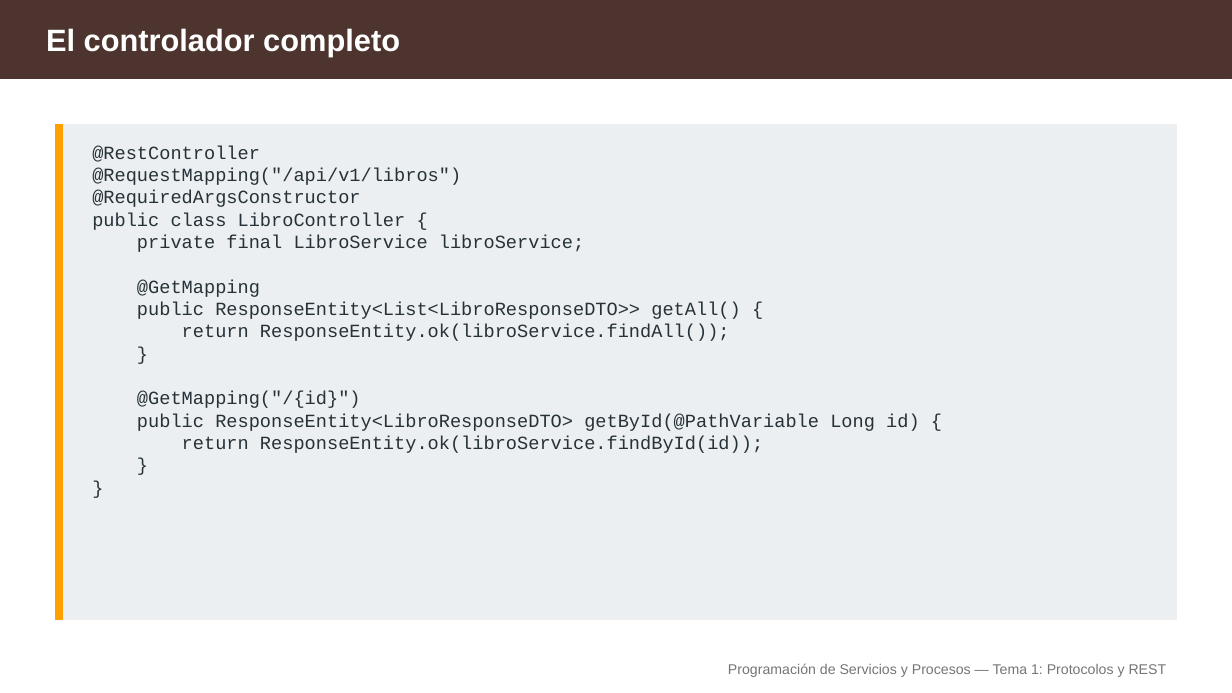
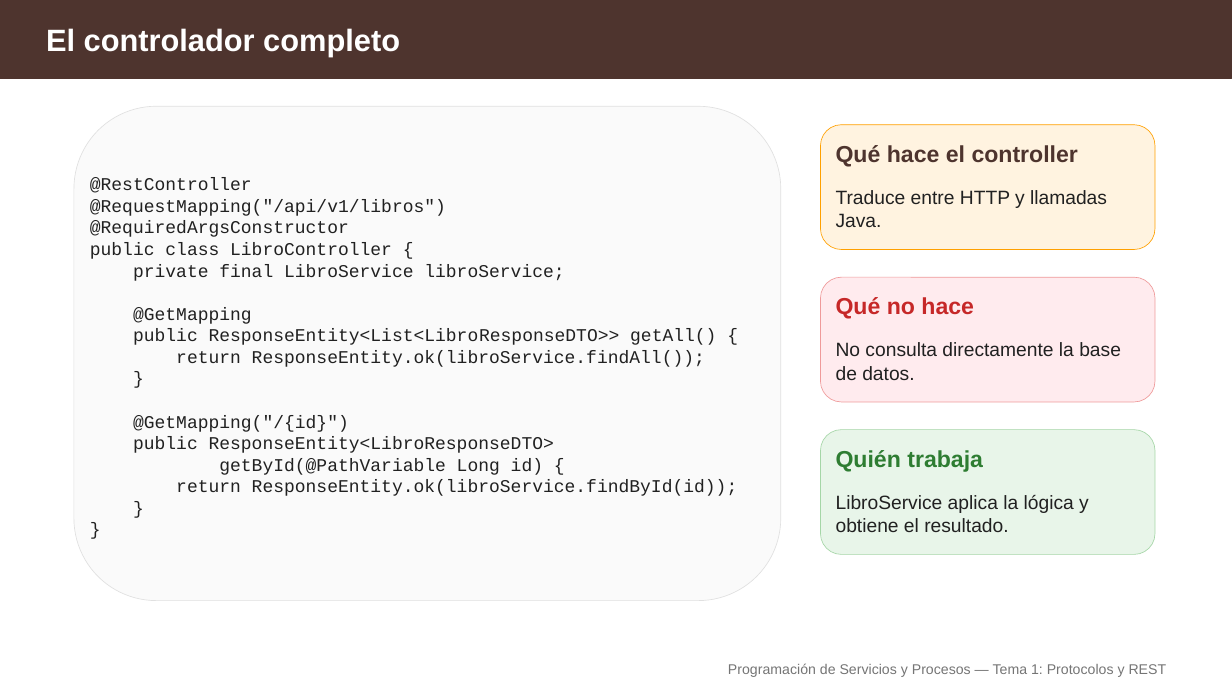
Before and after one commit to aitorventura/programacion-servicios-procesos, a slide deck: slide 12 of docs/tema1/diapositivas/protocolos-y-rest.pptx (slide 23 before the commit). Drawn at 1232x693 pixels with LibreOffice and Linux fonts; fonts in the diff are those of the drawing. Boxes give left, top, right and bottom in pixels: in the first picture for what was removed or moved away, otherwise in the second. Text is boxed around its words. In the diff, an @@ line names an element or a change of style, - is before the commit and + after.

Commit message:
diapositivas protocolos y rest

```diff
--- a/docs/tema1/diapositivas/protocolos-y-rest.pptx
+++ b/docs/tema1/diapositivas/protocolos-y-rest.pptx
@@ rounded rectangle added at bbox=[74, 106, 781, 601], fill #FAFAFA, outline #E0E0E0 0.5 pt @@
@@ rectangle removed at bbox=[55, 125, 1177, 619] @@
@@ rectangle removed at bbox=[55, 125, 63, 619] @@
@@ rounded rectangle added at bbox=[821, 125, 1155, 250], fill #FFF3E0, outline #FFA000 0.5 pt @@
@@ text added at bbox=[836, 145, 1078, 167], 18 pt, text #4E342E, bold @@
+Qué hace el controller
@@ text at bbox=[90, 178, 738, 496]: text changed; size 14.5 to 14 pt; text colour #263238 to #212121 @@
-@RestController
-@RequestMapping("/api/v1/libros")
-@RequiredArgsConstructor
-public class LibroController {
-private final LibroService libroService;
-@GetMapping
-public ResponseEntity<List<LibroResponseDTO>> getAll() {
-return ResponseEntity.ok(libroService.findAll());
-}
-@GetMapping("/{id}")
-public ResponseEntity<LibroResponseDTO> getById(@PathVariable Long id) {
-return ResponseEntity.ok(libroService.findById(id));
-}
-}
+@RestController
+@RequestMapping("/api/v1/libros")
+@RequiredArgsConstructor
+public class LibroController {
+private final LibroService libroService;
+@GetMapping
+public ResponseEntity<List<LibroResponseDTO>> getAll() {
+return ResponseEntity.ok(libroService.findAll());
+}
+@GetMapping("/{id}")
+public ResponseEntity<LibroResponseDTO>
+getById(@PathVariable Long id) {
+return ResponseEntity.ok(libroService.findById(id));
+}
+}
@@ text added at bbox=[836, 190, 1107, 227], 15 pt, text #212121 @@
+Traduce entre HTTP y llamadas Java.
@@ rounded rectangle added at bbox=[821, 277, 1155, 402], fill #FFEBEE, outline #EF9A9A 0.5 pt @@
@@ text added at bbox=[836, 297, 974, 319], 18 pt, text #C62828, bold @@
+Qué no hace
@@ text added at bbox=[836, 342, 1121, 380], 15 pt, text #212121 @@
+No consulta directamente la base de datos.
@@ rounded rectangle added at bbox=[821, 430, 1155, 555], fill #E8F5E9, outline #A5D6A7 0.5 pt @@
@@ text added at bbox=[836, 450, 983, 472], 18 pt, text #2E7D32, bold @@
+Quién trabaja
@@ text added at bbox=[836, 495, 1089, 532], 15 pt, text #212121 @@
+LibroService aplica la lógica y obtiene el resultado.
```
Also in this commit, not shown: 15 other slides changed, 1 slide added, 19 slides removed, 1 other file.
